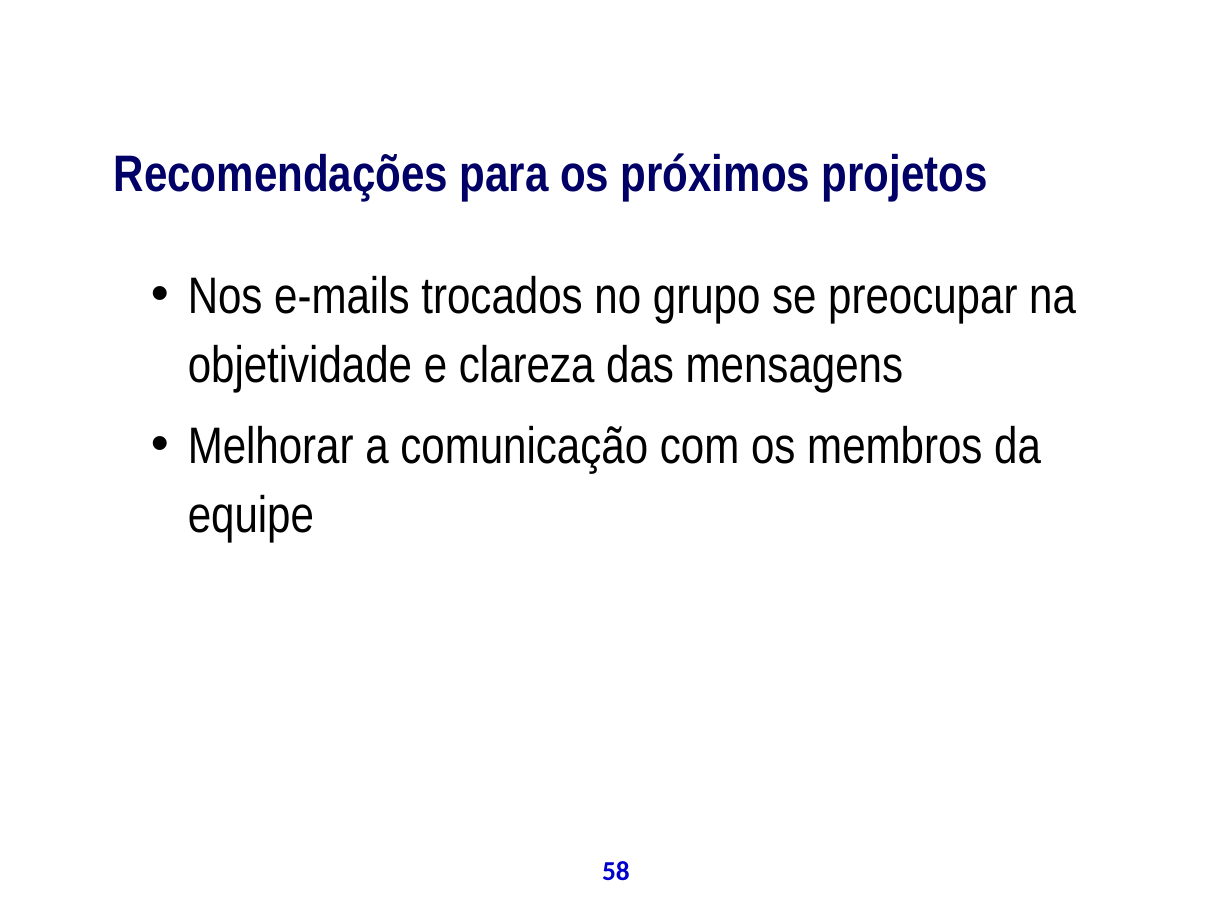
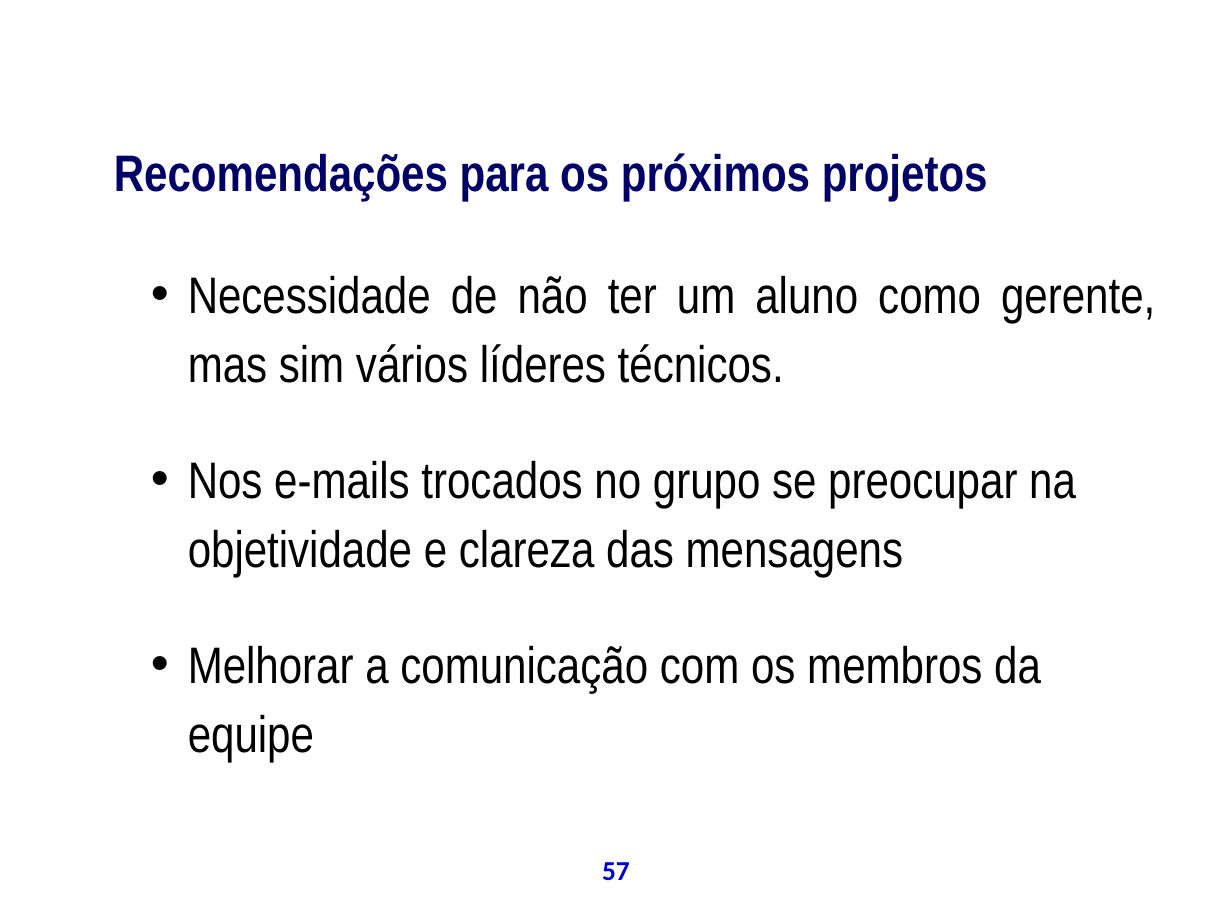
Before and after one commit to theoziran/sislodim, a slide deck: slide 57 of documentos/ProjetoPSA/Apresentação Final.ppt (slide 58 before the commit). Drawn at 1232x924 pixels with LibreOffice and Linux fonts; fonts in the diff are those of the drawing; background and template pictures are left out. Boxes give left, top, right and bottom in pixels: in the first picture for what was removed or moved away, otherwise in the second. Text is boxed around its words. In the diff, an @@ line names an element or a change of style, - is before the commit and + after.

```diff
--- a/documentos/ProjetoPSA/Apresentação Final.ppt
+++ b/documentos/ProjetoPSA/Apresentação Final.ppt
@@ text at (188, 275, 1155, 383): paragraph added @@
+  • Necessidade de não ter um aluno como gerente, mas sim vários líderes técnicos.
@@ page number at (602, 862, 630, 880): text changed @@
-58
+57
```
Also in this commit, not shown: 34 other slides changed, 2 slides added, 1 slide removed.
